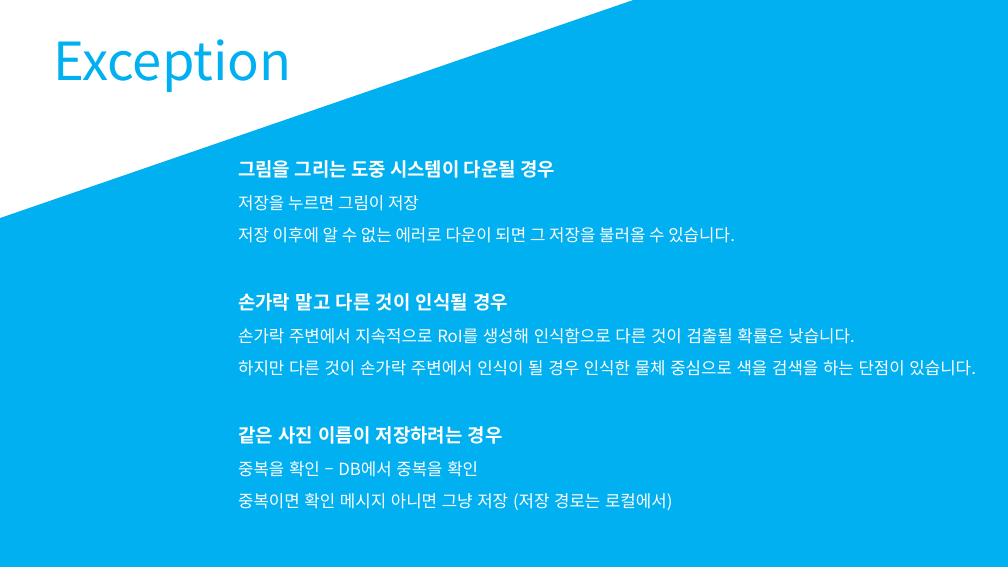
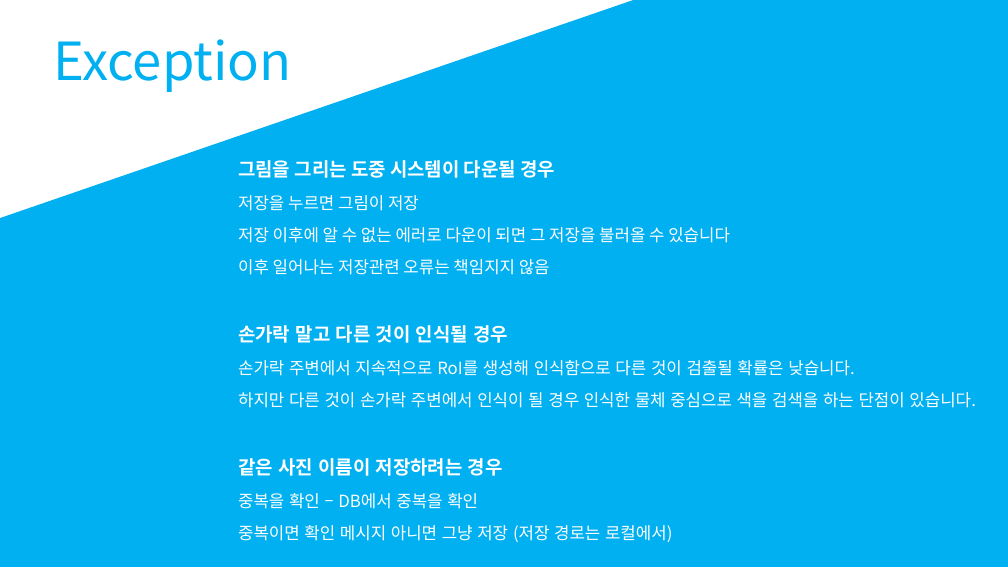
Before and after one commit to fbqweasd/VoidPainter, a slide deck: slide 7 of VoidPrinter.pptx. Drawn at 1008x567 pixels with LibreOffice and Linux fonts; fonts in the diff are those of the drawing. Boxes give left, top, right and bottom in pixels: in the first picture for what was removed or moved away, otherwise in the second. Text is boxed around its words. In the diff, an @@ line names an element or a change of style, - is before the commit and + after.

```diff
--- a/VoidPrinter.pptx
+++ b/VoidPrinter.pptx
@@ text at bbox=[238, 227, 730, 275]: text changed @@
-저장 이후에 알 수 없는 에러로 다운이 되면 그 저장을 불러올 수 있습니다.
+저장 이후에 알 수 없는 에러로 다운이 되면 그 저장을 불러올 수 있습니다
+이후 일어나는 저장관련 오류는 책임지지 않음
```
Also in this commit, not shown: 2 other slides changed, 1 slide added, 1 other file.
